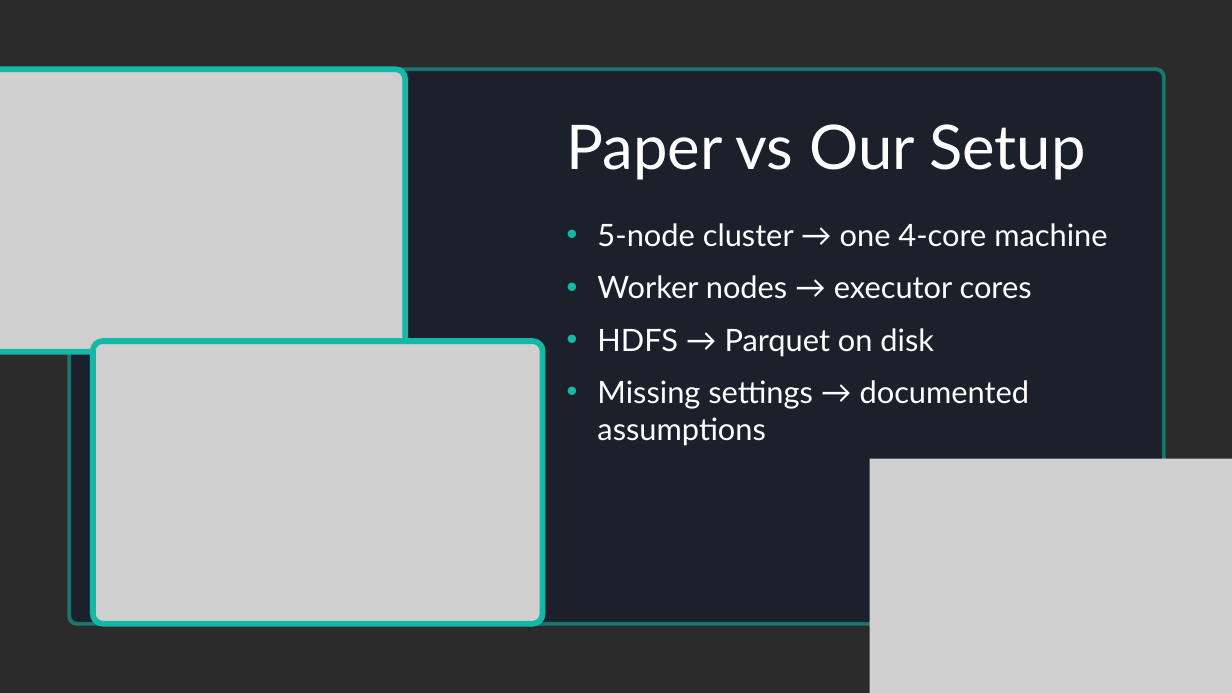
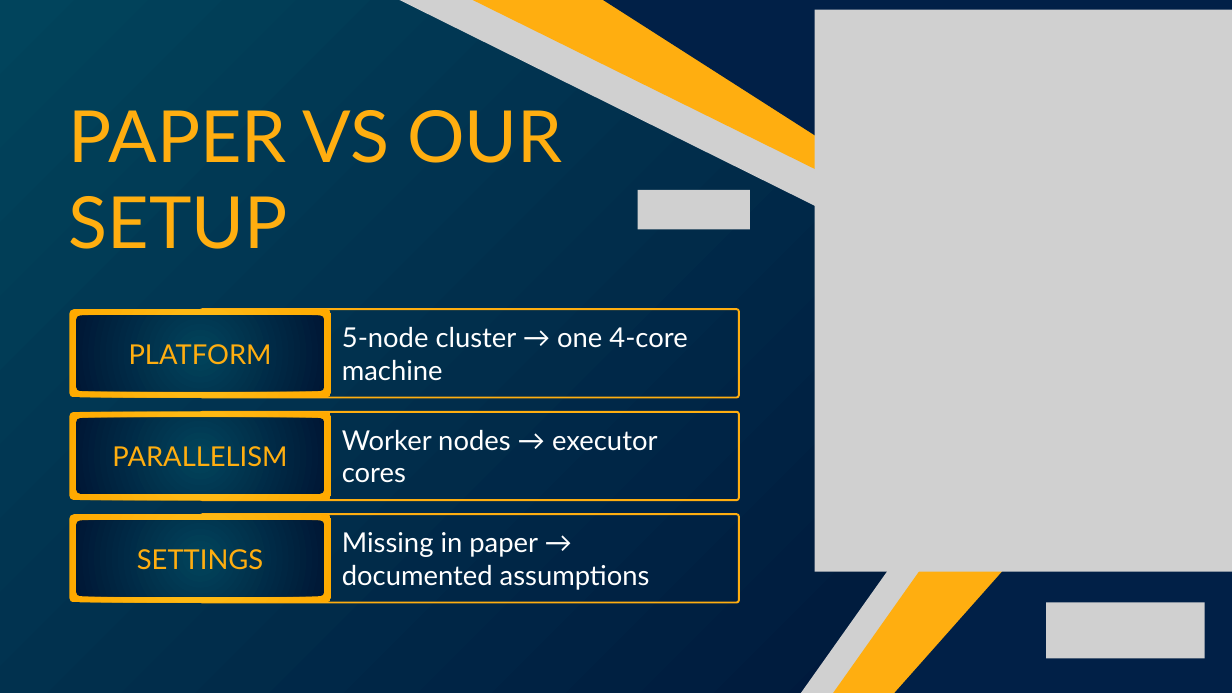
Before and after one commit to amnaaljasmi701/ai508-bearing-irf-reproduction, a slide deck: slide 10 of report/AI508_A2_Presentation.pptx. Drawn at 1232x693 pixels with LibreOffice and Linux fonts; fonts in the diff are those of the drawing; grey boxes stand for pictures; background and template pictures are left out; a plain dark background stands for a picture behind light text. Boxes give left, top, right and bottom in pixels: in the first picture for what was removed or moved away, otherwise in the second. Text is boxed around its words. In the diff, an @@ line names an element or a change of style, - is before the commit and + after.

```diff
--- a/report/AI508_A2_Presentation.pptx
+++ b/report/AI508_A2_Presentation.pptx
@@ background picture (left out) to gradient #01445C to #000F35 @@
@@ freeform shape added at box(85, 0, 1232, 464), fill #FFAE10 @@
@@ picture added at box(136, 0, 1227, 402) @@
@@ freeform shape added at box(253, 0, 1232, 488), fill #012047 @@
@@ picture added at box(814, 9, 1232, 572) @@
@@ picture removed at box(0, 70, 405, 352) @@
@@ freeform shape removed at box(69, 69, 1164, 623) @@
@@ text at box(69, 110, 562, 249): text changed; size 72 to 84 pt; text colour #FFFFFF to #FFAE10 @@
-Paper vs Our Setup
+PAPER VS OUR SETUP
@@ freeform shape added at box(526, 177, 1232, 693), fill #FFAE10 @@
@@ picture added at box(638, 190, 750, 229) @@
@@ text removed at box(597, 223, 1107, 446) @@
-• 5-node cluster → one 4-core machine
-• Worker nodes → executor cores
-• HDFS → Parquet on disk
-• Missing settings → documented assumptions
@@ freeform shape added at box(69, 309, 331, 397), fill gradient #FFBF1C to #FFAA00 @@
@@ freeform shape added at box(76, 315, 325, 391), fill gradient #01445C to #001735 @@
@@ freeform shape added at box(200, 309, 739, 397), outline #FFAE10 2.25 pt @@
@@ text added at box(342, 326, 687, 381), 32 pt, text #FFFFFF @@
+5-node cluster → one 4-core machine
@@ picture added at box(528, 310, 1097, 693) @@
@@ freeform shape added at box(537, 319, 1232, 693), fill #012047 @@
@@ picture removed at box(93, 341, 543, 624) @@
@@ text added at box(129, 344, 272, 364), 32 pt, text #FFAE10 @@
+PLATFORM
@@ freeform shape added at box(69, 411, 331, 500), fill gradient #FFBF1C to #FFAA00 @@
@@ freeform shape added at box(76, 418, 325, 494), fill gradient #01445C to #001735 @@
@@ freeform shape added at box(200, 411, 739, 500), outline #FFAE10 2.25 pt @@
@@ text added at box(112, 446, 287, 467), 32 pt, text #FFAE10 @@
+PARALLELISM
@@ text added at box(342, 429, 657, 483), 32 pt, text #FFFFFF @@
+Worker nodes → executor cores
@@ picture removed at box(870, 459, 1232, 693) @@
@@ freeform shape added at box(69, 514, 331, 602), fill gradient #FFBF1C to #FFAA00 @@
@@ freeform shape added at box(76, 521, 325, 596), fill gradient #01445C to #001735 @@
@@ freeform shape added at box(200, 514, 739, 602), outline #FFAE10 2.25 pt @@
@@ text added at box(342, 532, 650, 590), 32 pt, text #FFFFFF @@
+Missing in paper → documented assumptions
@@ text added at box(137, 549, 263, 570), 32 pt, text #FFAE10 @@
+SETTINGS
@@ picture added at box(1046, 602, 1204, 659) @@
```
Also in this commit, not shown: 17 other slides changed, 1 slide added, 1 slide removed, 8 other files.
